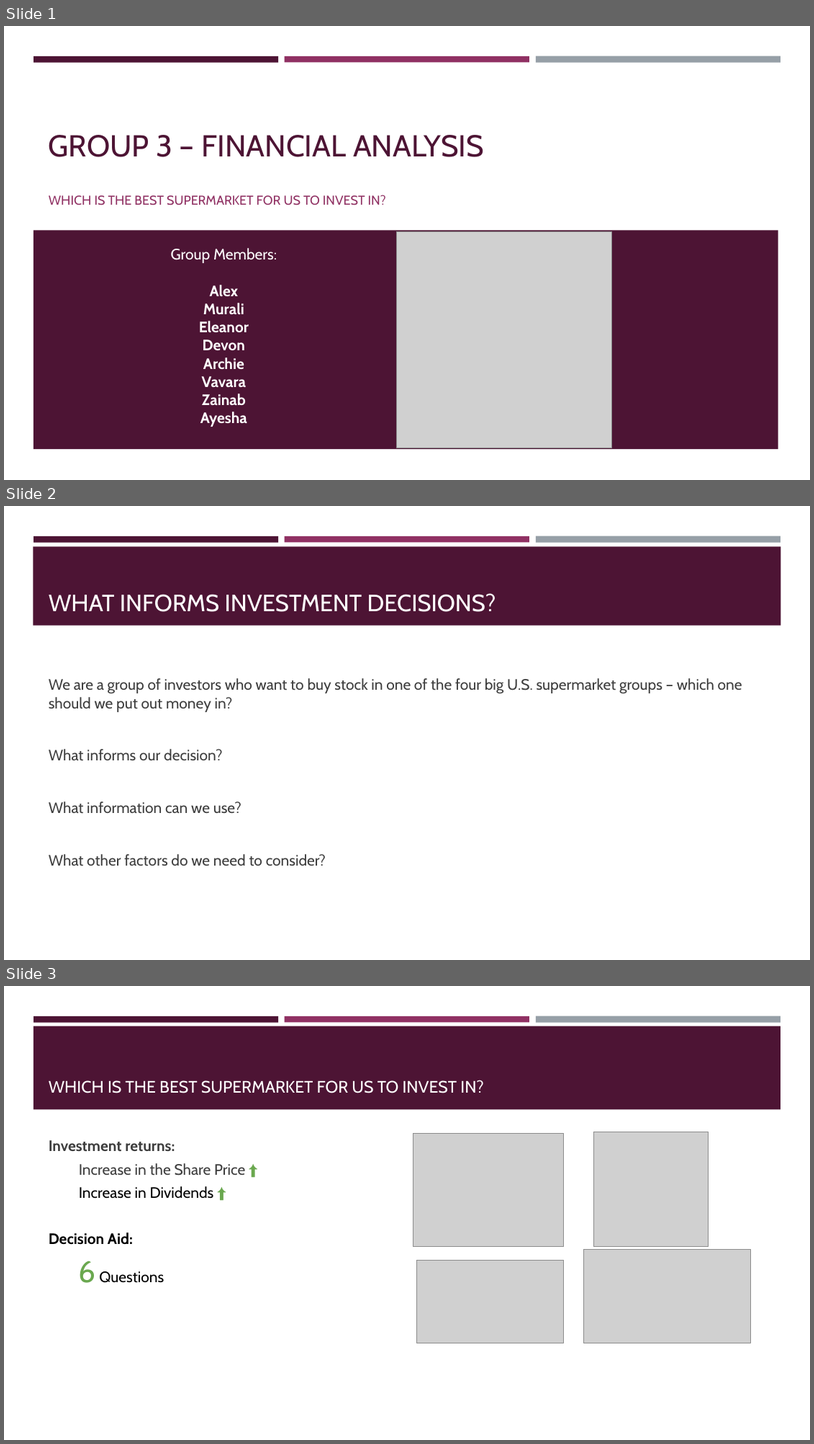
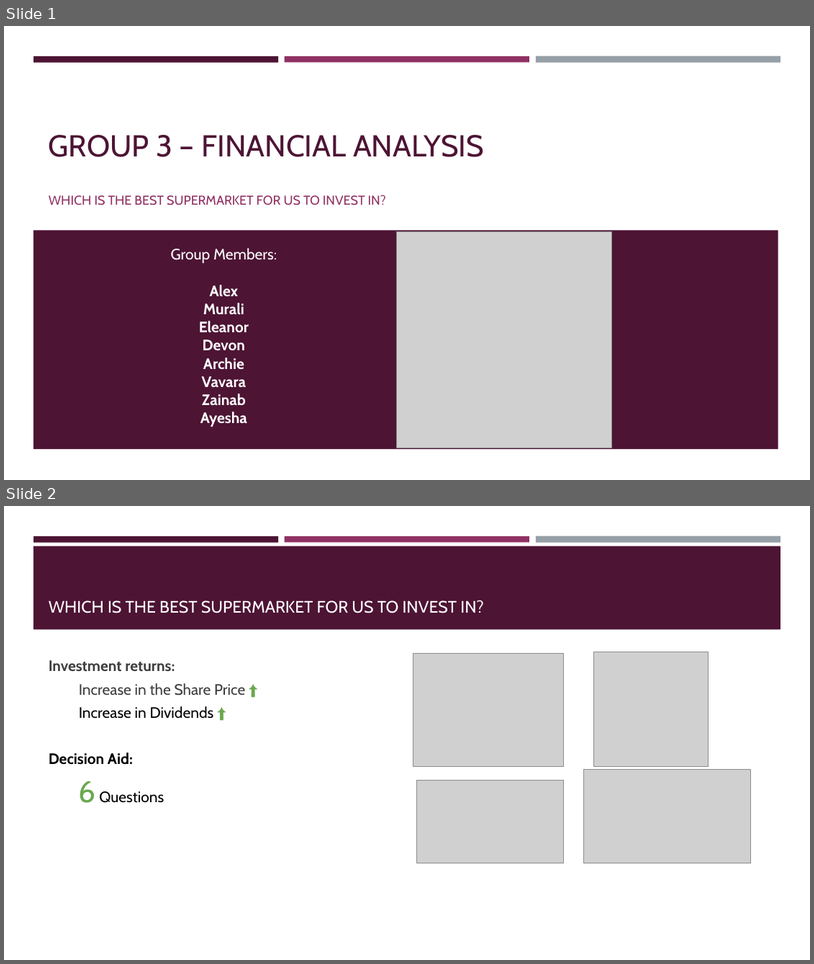
Before and after one commit to drchid1/Team-Project-Group-3---Finance-, a slide deck: presentation/Group 3 – FINANCIAL ANALYSIS.pptx. Shown one above the other, each under a label of ours: slides 1, 2 and 3 before the commit, slides 1 and 2 after it. The pictures are 814x1444 and 814x964 pixels, drawn with LibreOffice and Linux fonts; fonts in the diff are those of the drawing; grey boxes stand for pictures. Boxes give left, top, right and bottom in pixels: in the first picture for what was removed or moved away, otherwise in the second. Text is boxed around its words. In the diff, an @@ line names an element or a change of style, - is before the commit and + after.

```diff
--- a/presentation/Group 3 – FINANCIAL ANALYSIS.pptx
+++ b/presentation/Group 3 – FINANCIAL ANALYSIS.pptx
@@ slide 2 removed at bbox=[4, 506, 810, 960], background #FFFFFF; not listed: 3 template elements that a slide beside it also shows @@
@@ rectangle removed at bbox=[33, 546, 782, 626] @@
@@ title removed at bbox=[49, 593, 496, 612] @@
-WHAT INFORMS INVESTMENT DECISIONS?
@@ text removed at bbox=[49, 678, 743, 865] @@
-We are a group of investors who want to buy stock in one of the four big U.S. supermarket groups – which one should we put out money in?
-What informs our decision?
-What information can we use?
-What other factors do we need to consider?
@@ what was slide 3 is now slide 2 @@
```
Also in this commit, not shown: 1 slide added, 1 other slide removed.
